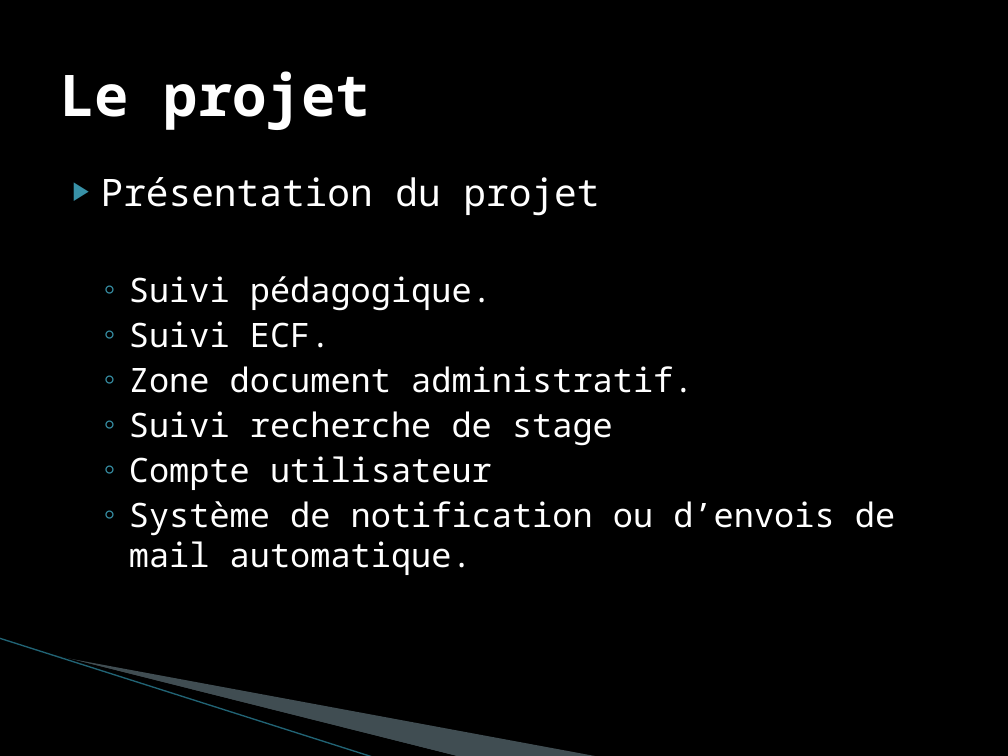
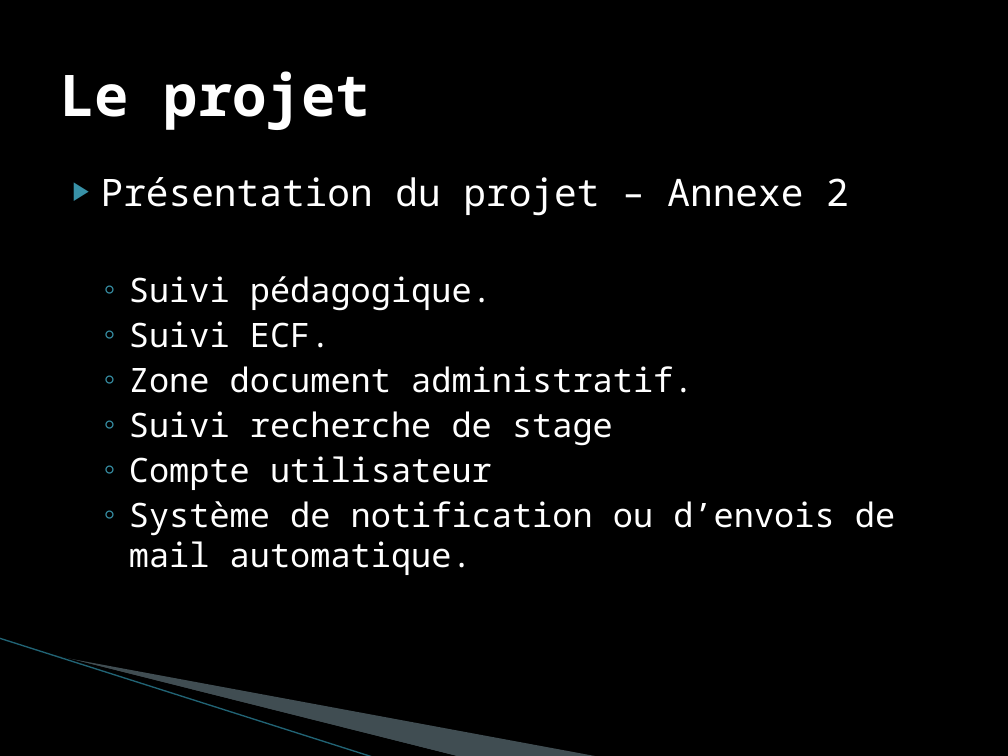
Before and after one commit to AurelienHarle/SuiviStagiaire, a slide deck: slide 7 of doc/Rapport de stage/Presentation suivi de stagiaire.pptx. Drawn at 1008x756 pixels with LibreOffice and Linux fonts; fonts in the diff are those of the drawing; background and template pictures are left out. Boxes give left, top, right and bottom in pixels: in the first picture for what was removed or moved away, otherwise in the second. Text is boxed around its words. In the diff, an @@ line names an element or a change of style, - is before the commit and + after.

```diff
--- a/doc/Rapport de stage/Presentation suivi de stagiaire.pptx
+++ b/doc/Rapport de stage/Presentation suivi de stagiaire.pptx
@@ text at <box>101,177,849,216</box>: text changed @@
-▶ Présentation du projet
+▶ Présentation du projet – Annexe 2
```
Also in this commit, not shown: 10 other slides changed, 1 slide added, 2 other files.
